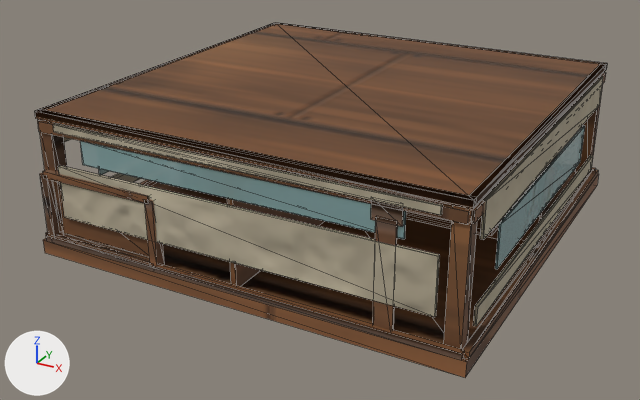
One commit to the FBX model art/models/Intermediate.IronTeeth/LOD2.fbx: the scene before it, then after it.
Rendered twice from a 50 mm camera at (2.72, -5.3, 2.74) aimed at (-0.09, -0.2, 0.19). Arrows for +X, +Y and +Z are at lower left; the lights stay in place. The first picture is the older version. Mesh edges are drawn as thin lines. Vertices at exactly the same position are counted once.

Names of what the first picture shows: 'SM_HDBF_BoxFarm_Intermediate_LOD2'.
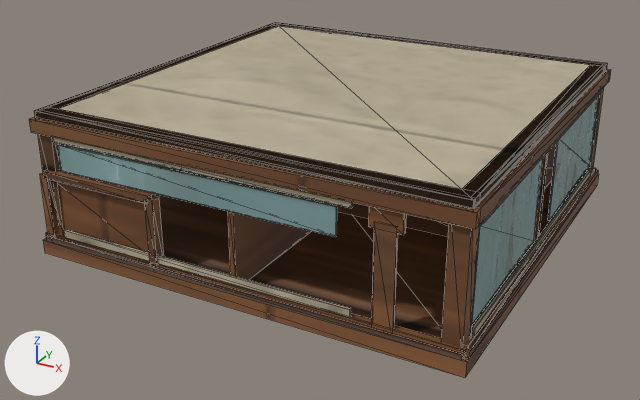
Where the change shows, as pixel boxes [x1, y1, x2, y2] in the pictures (640 x 400 px; the box of a moved part takes in the faces that stretch with it):
'SM_HDBF_BoxFarm_Intermediate_LOD2', reshaped: before [35, 23, 607, 378]; after [29, 23, 611, 378]
part 1 of me_sm_hdbf_boxfarm_intermediate_lod2_mesh, added: after [57, 144, 337, 237]
part 2 of me_sm_hdbf_boxfarm_intermediate_lod2_mesh, added (mostly hidden): after [67, 145, 161, 167]
part 3 of me_sm_hdbf_boxfarm_intermediate_lod2_mesh, added: after [548, 95, 599, 220]
part 4 of me_sm_hdbf_boxfarm_intermediate_lod2_mesh, added: after [472, 158, 543, 324]
part 5 of me_sm_hdbf_boxfarm_intermediate_lod2_mesh, added: after [64, 229, 351, 318]
part 6 of me_sm_hdbf_boxfarm_intermediate_lod2_mesh, added: after [52, 137, 353, 208]
part 7 of me_sm_hdbf_boxfarm_intermediate_lod2_mesh, added: after [471, 168, 592, 336]
part 8 of me_sm_hdbf_boxfarm_intermediate_lod2_mesh, added: after [482, 90, 602, 223]
part 9 of me_sm_hdbf_boxfarm_intermediate_lod2_mesh, added (mostly hidden): after [182, 143, 556, 236]
part 10 of me_sm_hdbf_boxfarm_intermediate_lod2_mesh, moved or reshaped: before [371, 200, 403, 226]; after [369, 206, 407, 235]
part 11 of me_sm_hdbf_boxfarm_intermediate_lod2_mesh, moved or reshaped: before [373, 216, 397, 331]; after [372, 222, 398, 330]
part 12 of me_sm_hdbf_boxfarm_intermediate_lod2_mesh, added: after [46, 168, 596, 359]
part 13 of me_sm_hdbf_boxfarm_intermediate_lod2_mesh, added: after [29, 69, 611, 229]
part 14 of me_sm_hdbf_boxfarm_intermediate_lod2_mesh, deleted: before [58, 125, 585, 317]
part 15 of me_sm_hdbf_boxfarm_intermediate_lod2_mesh, moved or reshaped: before [35, 23, 607, 350]; after [35, 23, 607, 348]
part 16 of me_sm_hdbf_boxfarm_intermediate_lod2_mesh, surface changed: [35, 23, 607, 266] in both
part 17 of me_sm_hdbf_boxfarm_intermediate_lod2_mesh, recoloured: [35, 23, 605, 209] in both

The change, as a list of edits to the scene's bpy script:
```text
Change me_sm_hdbf_boxfarm_intermediate_lod2_mesh:
    used by ob_sm_hdbf_boxfarm_intermediate_lod2; location = (0.0, 0.0, 0.0)
    remove me_sm_hdbf_boxfarm_intermediate_lod2_mesh.from_pydata(...)  # 508 vertices, 798 faces; spans x -1.5..1.5, y -1.5..1.5, z 0.0..1.0
    add me_sm_hdbf_boxfarm_intermediate_lod2_mesh.from_pydata(...)  # 484 vertices, 786 faces; spans x -1.5..1.5, y -1.5..1.5, z 0.0..1.0
    me_sm_hdbf_boxfarm_intermediate_lod2_mesh part 1: a new loose piece, a box spanning x -1.3..0.7, y -1.458..-1.446, z 0.62..0.8, in mat_m_hdbf_glass
    me_sm_hdbf_boxfarm_intermediate_lod2_mesh part 2: a new loose piece, a box spanning x -1.458..-1.446, y -1.32..-0.18, z 0.22..0.8, in mat_m_hdbf_glass
    me_sm_hdbf_boxfarm_intermediate_lod2_mesh part 3: a new loose piece, a box spanning x 1.446..1.458, y 0.18..1.32, z 0.22..0.8, in mat_m_hdbf_glass
    me_sm_hdbf_boxfarm_intermediate_lod2_mesh part 4: a new loose piece, a box spanning x 1.446..1.458, y -1.32..-0.18, z 0.22..0.8, in mat_m_hdbf_glass
    me_sm_hdbf_boxfarm_intermediate_lod2_mesh part 5: a new loose piece, a box spanning x -1.32..0.8, y -1.475..-1.457, z 0.15..0.2, in mat_m_hdbf_fabric
    me_sm_hdbf_boxfarm_intermediate_lod2_mesh part 6: a new loose piece, a box spanning x -1.32..0.8, y -1.475..-1.457, z 0.82..0.86, in mat_m_hdbf_fabric
    me_sm_hdbf_boxfarm_intermediate_lod2_mesh part 7: a new loose piece, a box spanning x 1.457..1.475, y -1.32..1.32, z 0.15..0.2, in mat_m_hdbf_fabric
    me_sm_hdbf_boxfarm_intermediate_lod2_mesh part 8: a new loose piece, a box spanning x 1.457..1.475, y -1.32..1.32, z 0.82..0.86, in mat_m_hdbf_fabric
    me_sm_hdbf_boxfarm_intermediate_lod2_mesh part 9: a new loose piece, a box spanning x -1.25..1.25, y -0.28..1.3, z 0.17..0.71, in mat_m_hdbf_wood
    me_sm_hdbf_boxfarm_intermediate_lod2_mesh part 10: the loose piece of 8 vertices spanning x 0.91..1.09, y -1.47..-1.44, z 0.77..0.9 is moved by (0.0, 0.0, -0.04)
    me_sm_hdbf_boxfarm_intermediate_lod2_mesh part 11: the loose piece of 8 vertices spanning x 0.94..1.06, y -1.47..-1.46, z 0.08..0.8 is moved by (0.0, 0.0, -0.02)
    me_sm_hdbf_boxfarm_intermediate_lod2_mesh part 12: a new loose piece of 24 vertices spanning x -1.48..1.48, y -1.48..1.48, z 0.1..0.15, in mat_m_hdbf_wood
    me_sm_hdbf_boxfarm_intermediate_lod2_mesh part 13: a new loose piece of 24 vertices spanning x -1.49..1.49, y -1.49..1.49, z 0.86..0.95, in mat_m_hdbf_wood
    me_sm_hdbf_boxfarm_intermediate_lod2_mesh part 14: 15 loose pieces with 136 vertices, spanning x -1.46..1.46, y -1.48..1.46, z 0.25..0.94, are deleted
    me_sm_hdbf_boxfarm_intermediate_lod2_mesh part 15: 16 vertices moved from x -1.46..1.46, y -1.42..1.42, z 0.96..1.0 to x -1.46..1.46, y -1.44..1.44, z 0.96..1.0; 112 vertices removed from x -1.48..1.48, y -1.48..1.48, z 0.1..0.95; 48 vertices added at x -1.46..1.46, y -1.46..1.46, z 0.1..1.0
    me_sm_hdbf_boxfarm_intermediate_lod2_mesh part 16: 308 kept faces spanning x -1.47..1.47, y -1.49..1.47, z 0.09..1.0 get new texture (UV) coordinates
    me_sm_hdbf_boxfarm_intermediate_lod2_mesh part 17: 10 faces spanning x -1.46..1.46, y -1.46..1.46, z 0.95..1.0 switch from mat_m_hdbf_wood to mat_m_hdbf_fabric
    other edits to the shape of me_sm_hdbf_boxfarm_intermediate_lod2_mesh do not show in these pictures
```
